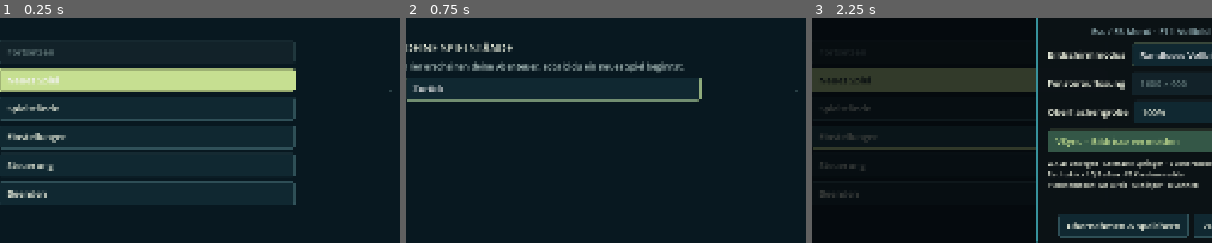
Above: before the commit, frames 1-3 (left to right).
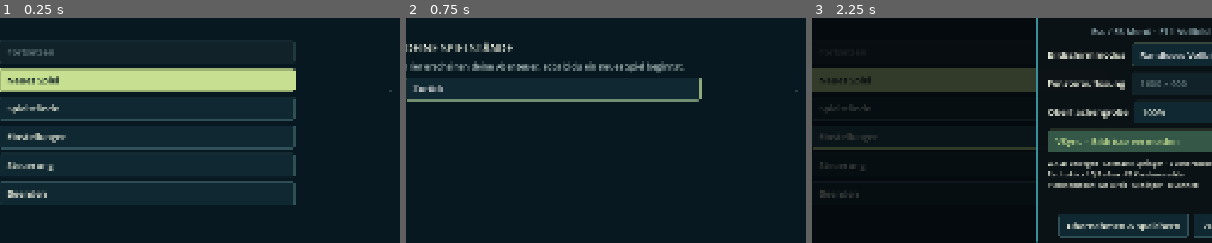
Above: after the commit, the same moments.

Repository: MajorDragonfly/voxelverse
Game: Godot game, scene res://ui/frontend/main_menu.tscn
The game is run twice, just before and just after one commit, with the same random seed, the same clock (stepped at 60 frames per second) and the same inputs.
Inputs:
- Up to frame 1 (0.25 s): no input
- Up to frame 2 (0.75 s): click "Spielstände" at 0.5 s
- Up to frame 3 (2.25 s): click "Zurück" at 1.25 s; click "Einstellungen" at 2 s
The pictures show only the part of the screen within x 8-58%, y 27-77%; the shares and areas given below are measured in that part.

The runs differ from the first frame. In frame 1, 0.3% of the frame differs, in the area x 2-15%, y 25-30%; in frame 2, nothing differs; in frame 3, nothing differs.

Commit message:
Fix menu teardown race and verify rendered frontend states

Diff:
--- /dev/null
+++ b/art/review/frontend/teardown-regression.json
@@ -0,0 +1,17 @@
+{
+  "godot": "4.6.3.stable.official.7d41c59c4",
+  "checks": [
+    {
+      "name": "frontend_test",
+      "passed": true,
+      "exit_code": 0,
+      "seconds": 8.347
+    },
+    {
+      "name": "terrain_transition_test",
+      "passed": true,
+      "exit_code": 0,
+      "seconds": 1.727
+    }
+  ]
+}
--- a/core/diagnostics/frontend_probe.gd
+++ b/core/diagnostics/frontend_probe.gd
@@ -41,7 +41,18 @@
 	_click(tree.current_scene.find_child("Begin", true, false))
 	await _frames(2)
 	_expect(not flow.loading and tree.current_scene._status.text.contains("Welt-Seed"), "Invalid seed started or produced no feedback.")
-	tree.current_scene.find_child("WorldSeed", true, false).text = "15838"
+	var seed_input: LineEdit = tree.current_scene.find_child("WorldSeed", true, false)
+	seed_input.select_all()
+	for character in "15838":
+		var typed := InputEventKey.new()
+		typed.unicode = character.unicode_at(0)
+		typed.pressed = true
+		get_viewport().push_input(typed, true)
+		typed = typed.duplicate()
+		typed.pressed = false
+		get_viewport().push_input(typed, true)
+	await _frames(2)
+	_expect(seed_input.text == "15838" and tree.current_scene._status.text.is_empty(), "Corrected seed kept stale validation feedback.")
 	await _capture("new_game")
 	_click(tree.current_scene.find_child("Begin", true, false))
 	await flow.world_started
--- a/tests/frontend_test.gd
+++ b/tests/frontend_test.gd
@@ -4,6 +4,14 @@
 	call_deferred("_run")
 
 func _run() -> void:
+	# Reproduce the rendered exit race deterministically: a new chunk queues
+	# its first LOD update, then leaves the tree before deferred calls drain.
+	var chunk := Node3D.new()
+	root.add_child(chunk)
+	chunk.add_child(load("res://world/streaming/chunk_lod_controller_v7.gd").new())
+	root.remove_child(chunk)
+	await process_frame
+	chunk.free()
 	change_scene_to_file("res://ui/frontend/main_menu.tscn")
 	await scene_changed
 	root.add_child(load("res://core/diagnostics/frontend_probe.gd").new())
--- a/ui/frontend/main_menu.gd
+++ b/ui/frontend/main_menu.gd
@@ -126,6 +126,7 @@
 	_seed_input.placeholder_text = "Leer lassen für eine zufällige Welt"
 	_seed_input.max_length = 10
 	_seed_input.custom_minimum_size.y = 54
+	_seed_input.text_changed.connect(func(_text: String): _status.text = "")
 	_body.add_child(_seed_input)
 	Style.button(_body, "Abenteuer beginnen", _begin, "Begin", true)
 	Style.button(_body, "Zurück", _show_home, "Back")
--- a/ui/frontend/menu_style.gd
+++ b/ui/frontend/menu_style.gd
@@ -64,6 +64,7 @@
 	if primary:
 		node.add_theme_stylebox_override("normal", box(ACCENT, ACCENT))
 		node.add_theme_color_override("font_color", INK)
+		node.add_theme_color_override("font_focus_color", INK)
 	node.pressed.connect(action)
 	parent.add_child(node)
 	return node
--- a/world/streaming/chunk_lod_controller_v7.gd
+++ b/world/streaming/chunk_lod_controller_v7.gd
@@ -31,12 +31,16 @@
 
 
 func _bind_and_update() -> void:
+	# A menu transition can detach a just-created chunk before this deferred
+	# callback runs. The departing world no longer owns a player or SceneTree.
+	if not is_inside_tree() or is_queued_for_deletion():
+		return
 	_player = get_tree().get_first_node_in_group(&"player") as Node3D
 	_update_lod()
 
 
 func _update_lod() -> void:
-	if _chunk == null or _player == null:
+	if not is_instance_valid(_chunk) or not is_instance_valid(_player) or not _chunk.is_inside_tree() or not _player.is_inside_tree():
 		return
 	var offset: Vector3 = _chunk.global_position - _player.global_position
 	var distance: float = Vector2(offset.x, offset.z).length()
Binary file added: art/review/frontend/new_game.png
Binary file added: art/review/frontend/pause.png
Binary file added: art/review/frontend/save_slots.png
Binary file added: art/review/frontend/settings.png
Binary file added: art/review/frontend/title.png
Not shown, changed: .github/workflows/frontend-validate.yml
Not shown, added: art/review/frontend/frontend-render.log
Not shown, changed: docs/GAME_MENUS.md
